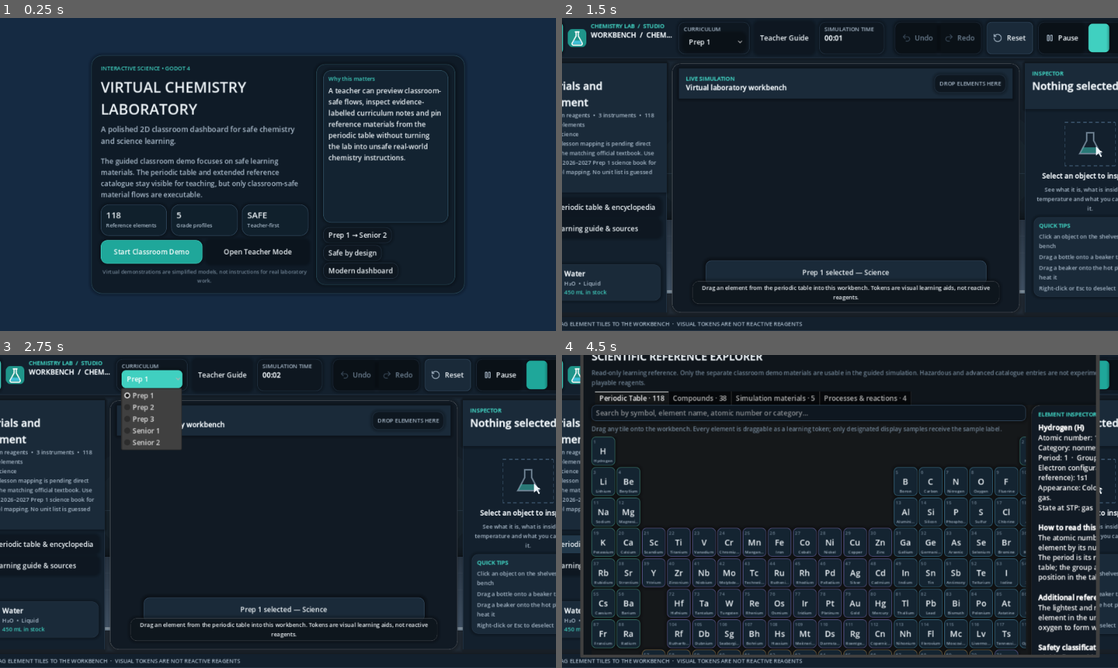
Above: before the commit, frames 1-4 (two rows, left to right).
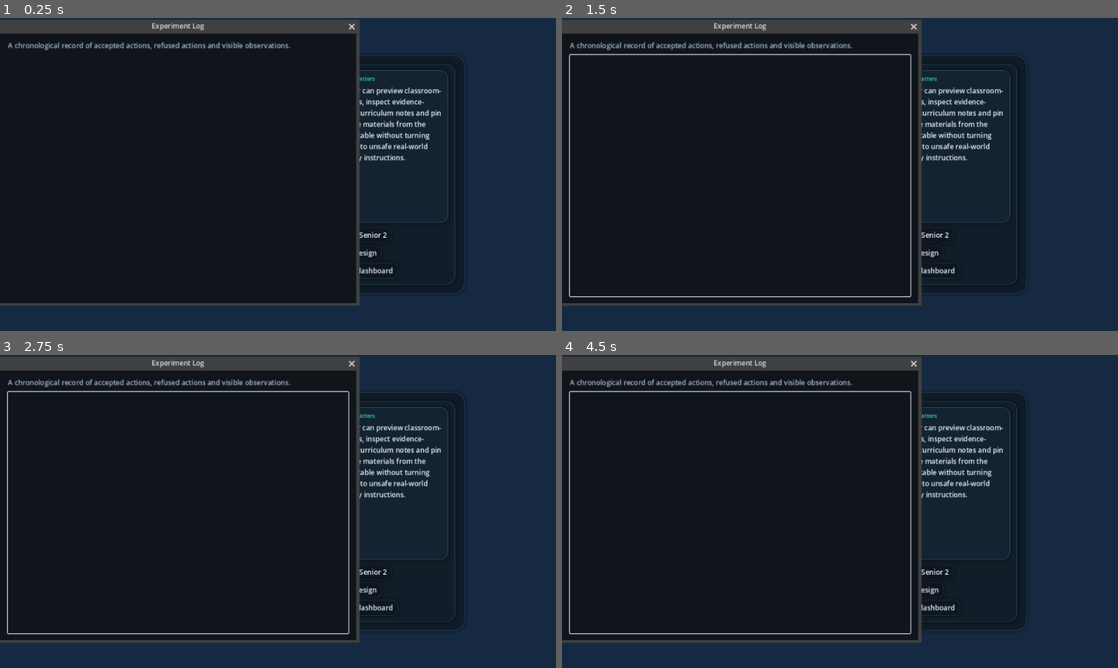
Above: after the commit, the same moments.

Repository: KareemMohammadeen/chemistry-lab-2d
Game: Godot game, scene res://scenes/main.tscn
Two runs of this game, one before a commit and one after it. Both use one fixed random seed, a clock stepped at 60 frames per second and the inputs below.
Inputs (mouse positions are in pixels of both pictures, inside the frame that each line leads up to; where the layout moved, square brackets give the same spot in the first picture):
- Up to frame 1 (0.25 s): no input
- Up to frame 2 (1.5 s): click "Start Classroom Demo" at 0.5 s; click (712, 252) [1101, 36] at 1.25 s
- Up to frame 3 (2.75 s): click "Prep 1" at 2 s
- Up to frame 4 (4.5 s): click "Teacher Guide" at 2.75 s; click (1034, 373) at 3.5 s, where only the run after the commit has a clickable "Session"; click "Open periodic table & encyclo…" at 4.25 s

The runs differ from the first frame. In frame 1, 29% of the frame differs, in the area x 0-65%, y 0-92%; in frame 2, 35%; in frame 3, 36%; in frame 4, 40%, in the area x 0-100%, y 0-99%.

Commit message:
Initialize session menu dialogs and experiment log window

Diff:
--- a/scripts/ui/lab_interface.gd
+++ b/scripts/ui/lab_interface.gd
@@ -104,6 +104,9 @@
 	_add_teacher_guide_button()
 	if stage_slot is LabDropZone:
 		(stage_slot as LabDropZone).element_dropped.connect(_on_periodic_element_dropped)
+	_build_session_menu()
+	_build_session_dialogs()
+	_build_experiment_log_window()
 	_apply_responsive_layout()
 
 
